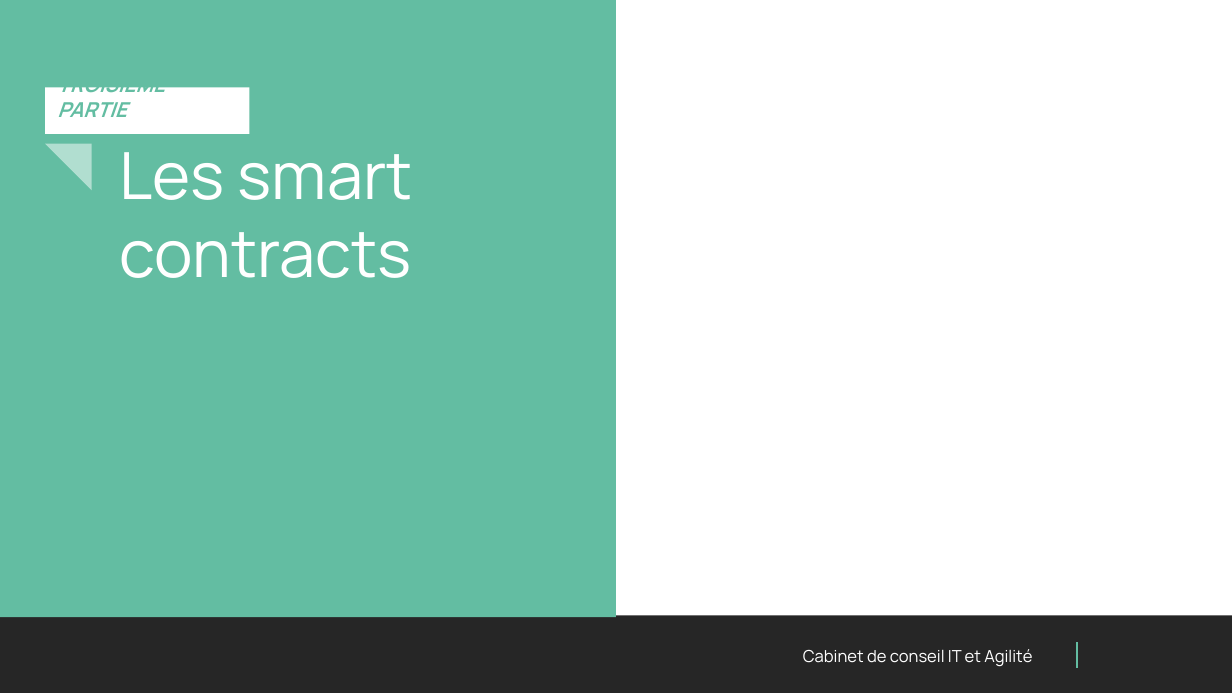
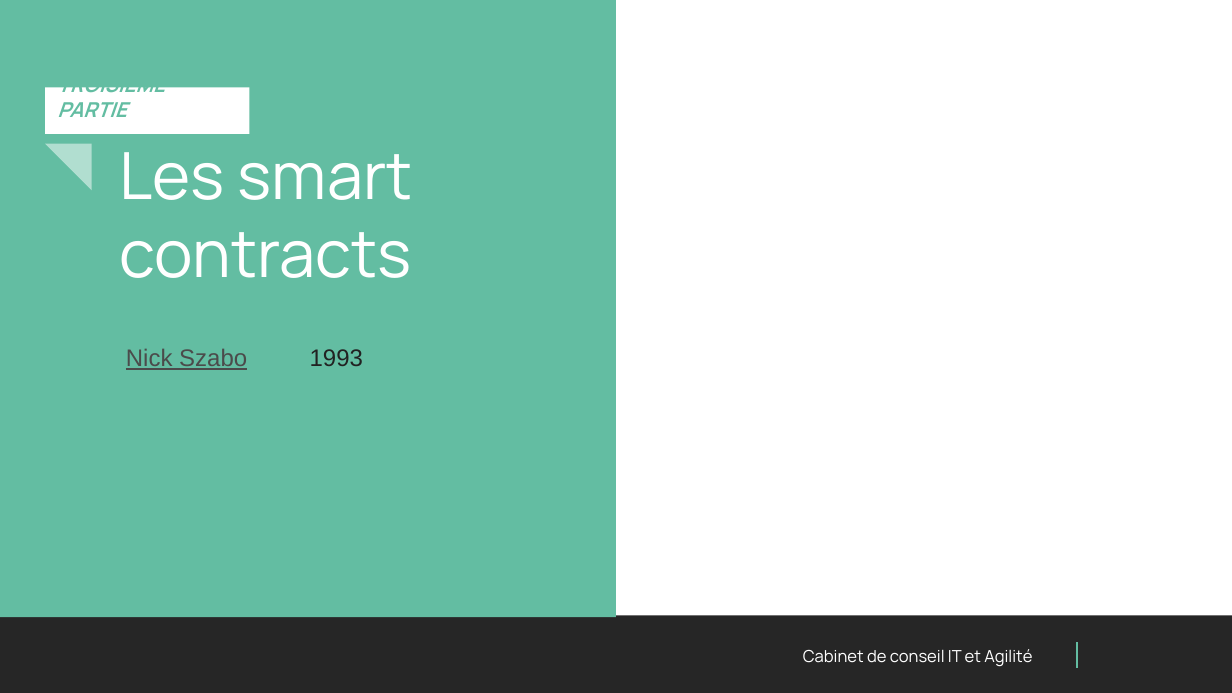
Before and after one commit to PaulFasola/Techlabs, a slide deck: slide 13 of Blockchain101+SmartContracts/Presentation/Techlab Blockchain.pptx (slide 9 before the commit). Drawn at 1232x693 pixels with LibreOffice and Linux fonts; fonts in the diff are those of the drawing; background and template pictures are left out. Boxes give left, top, right and bottom in pixels: in the first picture for what was removed or moved away, otherwise in the second. Text is boxed around its words. In the diff, an @@ line names an element or a change of style, - is before the commit and + after.

```diff
--- a/Blockchain101+SmartContracts/Presentation/Techlab Blockchain.pptx
+++ b/Blockchain101+SmartContracts/Presentation/Techlab Blockchain.pptx
@@ text added at [126,348,247,370], 14 pt, text #4B4B4B, underline @@
+Nick Szabo
@@ text added at [310,349,363,366], 14 pt, text #222222 @@
+1993
```
Also in this commit, not shown: 6 other slides changed, 6 slides added, 2 slides removed, 1 other file.
